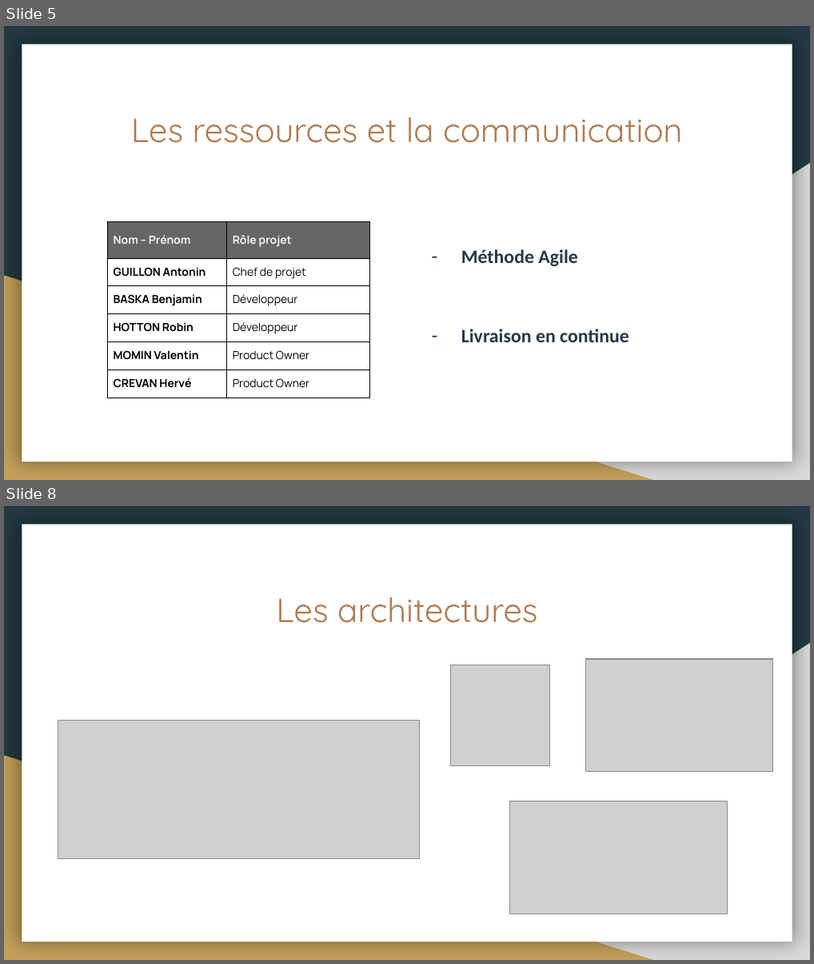
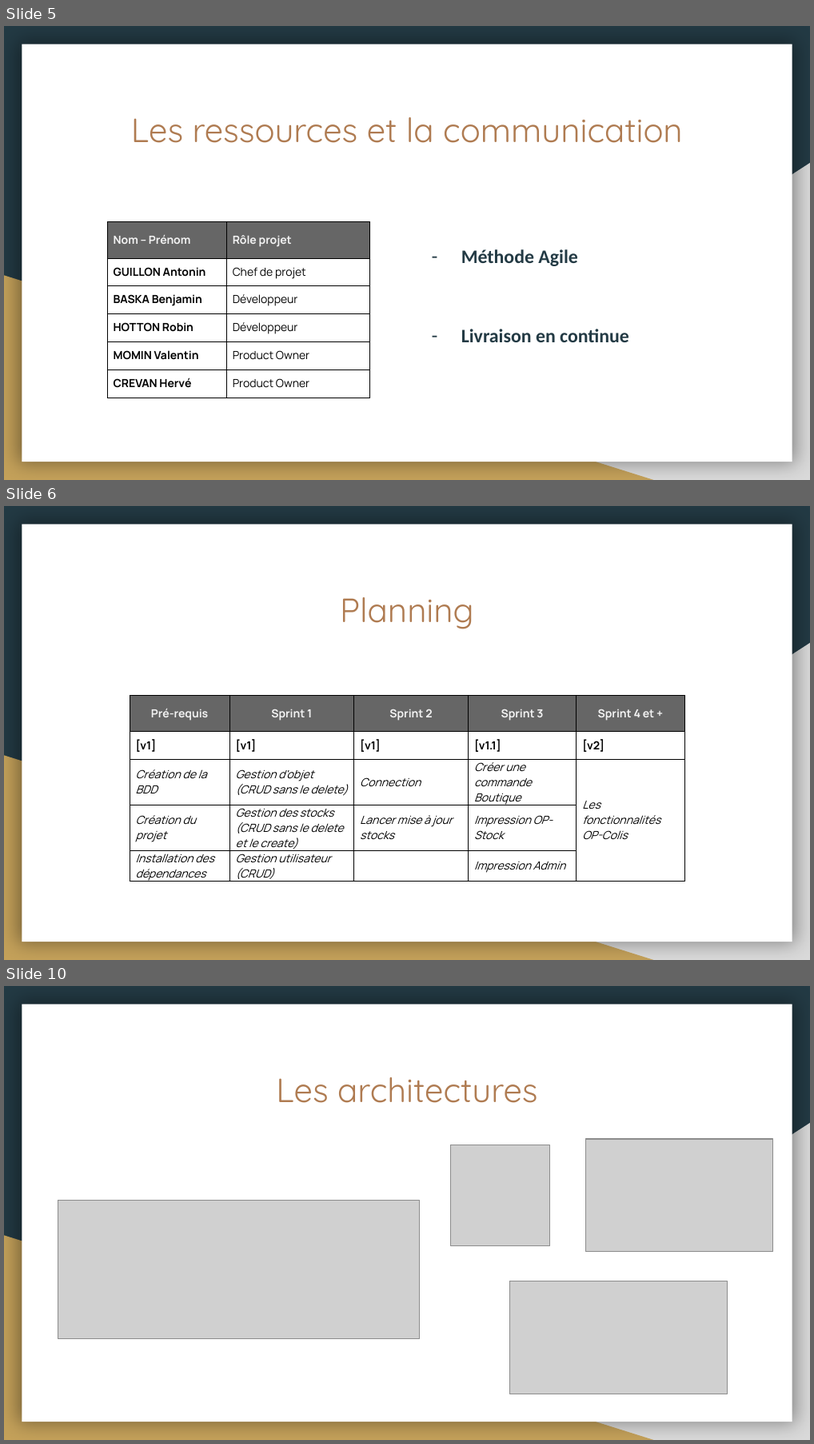
Before and after one commit to Benours/tp_cdct_note_cadrage_planification, a slide deck: DIGICHEES PPTX.pptx. Shown one above the other, each under a label of ours: slides 5 and 8 before the commit, slides 5, 6 and 10 after it; the slides between them are not shown. The pictures are 814x964 and 814x1444 pixels, drawn with LibreOffice and Linux fonts; fonts in the diff are those of the drawing; grey boxes stand for pictures. Boxes give left, top, right and bottom in pixels: in the first picture for what was removed or moved away, otherwise in the second. Text is boxed around its words. In the diff, an @@ line names an element or a change of style, - is before the commit and + after.

```diff
--- a/DIGICHEES PPTX.pptx
+++ b/DIGICHEES PPTX.pptx
@@ slide 6 added at box(4, 506, 810, 960), background #233A44; not listed: 3 template elements that a slide beside it also shows @@
@@ title added at box(340, 597, 474, 629), 30 pt, text #AF7B51 @@
+Planning
@@ table added at box(130, 695, 685, 959), 5 rows, 5 columns @@
+Pré-requis | Sprint 1 | Sprint 2 | Sprint 3 | Sprint 4 et +
+[v1] | [v1] | [v1] | [v1.1] | [v2]
+Création de la BDD | Gestion d'objet (CRUD sans le delete) | Connection | Créer une commande Boutique | Les fonctionnalités OP-Colis
+Création du projet | Gestion des stocks (CRUD sans le delete et le create) | Lancer mise à jour stocks | Impression OP-Stock | 
+Installation des dépendances | Gestion utilisateur (CRUD) |  | Impression Admin | 
@@ what was slide 8 is now slide 10 @@
```
Also in this commit, not shown: 5 slides changed, 3 other slides added, 3 slides removed, 1 other file.
